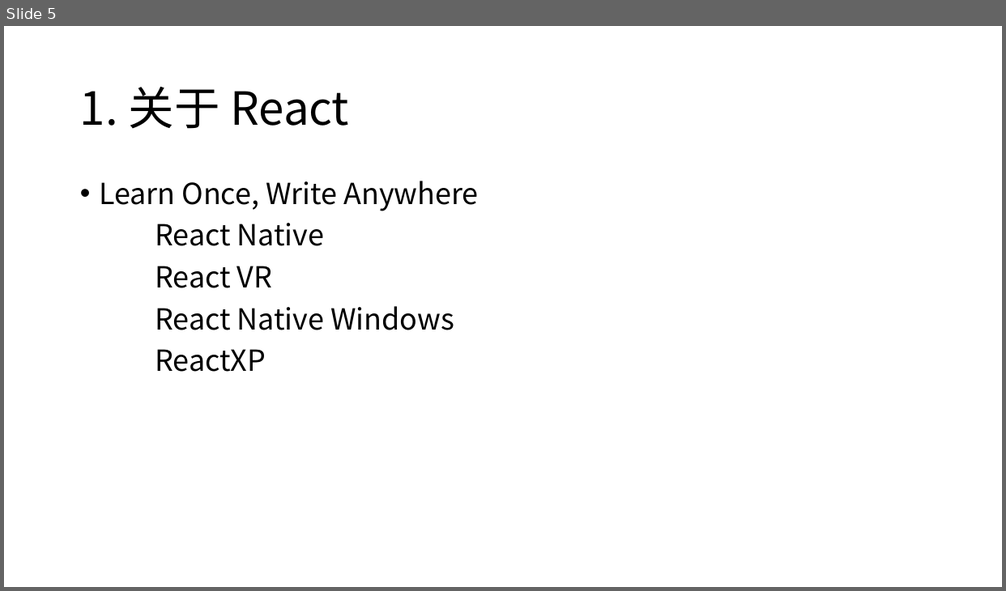
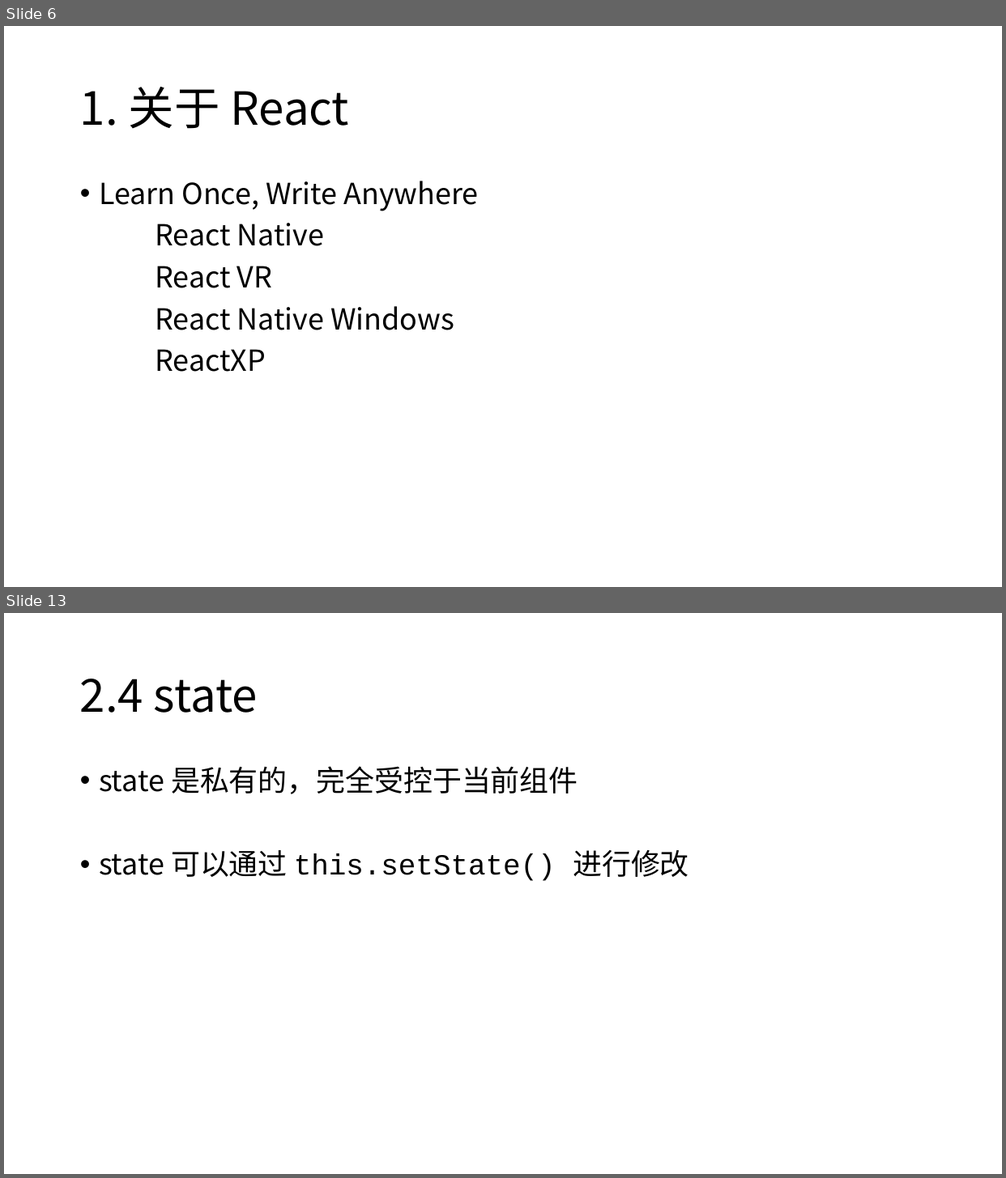
Before and after one commit to Zettat123/react_tutorial, a slide deck: slides/React 入门.pptx. Shown one above the other, each under a label of ours: slide 5 before the commit, slides 6 and 13 after it; the slides between them are not shown. The pictures are 1006x591 and 1006x1178 pixels, drawn with LibreOffice and Linux fonts; fonts in the diff are those of the drawing. Boxes give left, top, right and bottom in pixels: in the first picture for what was removed or moved away, otherwise in the second. Text is boxed around its words. In the diff, an @@ line names an element or a change of style, - is before the commit and + after.

```diff
--- a/slides/React 入门.pptx
+++ b/slides/React 入门.pptx
@@ slide 13 added at <box>4,613,1002,1174</box>, background #FFFFFF @@
@@ title added at <box>80,679,258,713</box>, 44 pt, text #000000 @@
+2.4 state
@@ text added at <box>99,766,689,881</box>, 28 pt, text #000000 @@
+• state 是私有的，完全受控于当前组件
+• state 可以通过 this.setState() 进行修改
@@ what was slide 5 is now slide 6 @@
```
Also in this commit, not shown: 7 other slides added, 7 other files.
